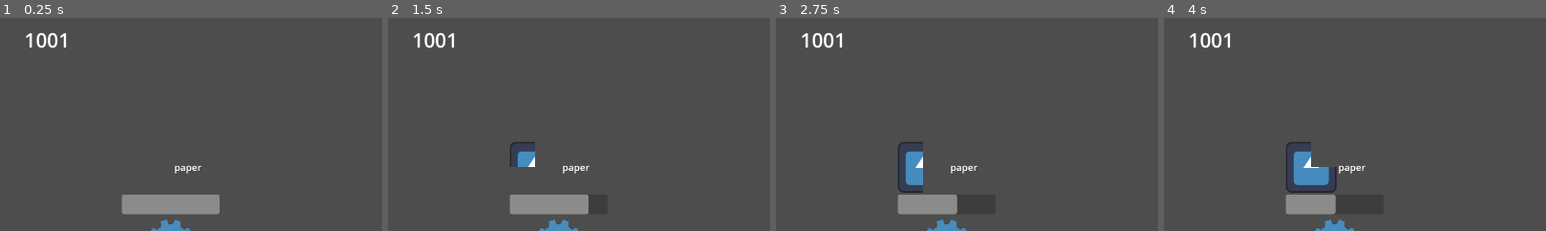
Above: before the commit, frames 1-4 (left to right).
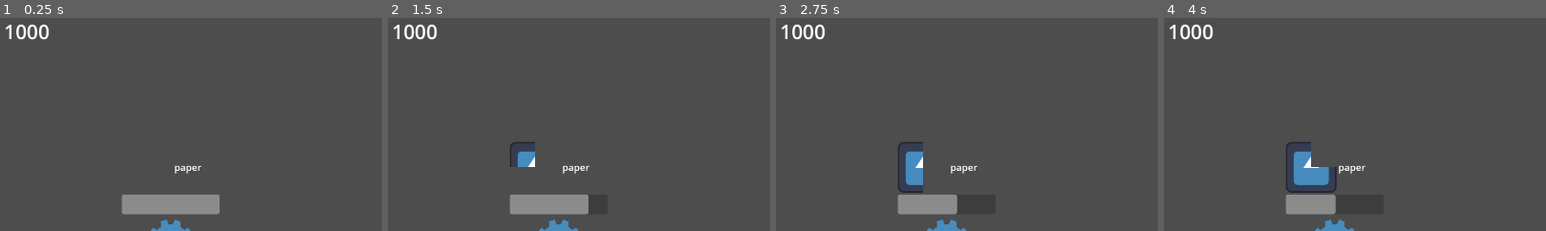
Above: after the commit, the same moments.

Repository: We-Are-Gamers/LD54
Game: Godot game, scene res://ads/game_scene.tscn
Same seed, same stepped clock (60 frames per second), same inputs: the game is played once before the commit and once after it. The engine's default icon, where the game draws it, is replaced by a stand-in: a white triangle on a blue panel in a dark square.
Inputs:
- Up to frame 1 (0.25 s): no input
- Up to frame 2 (1.5 s): click "Rock" at 0.5 s; click "Paper" at 1.25 s
- Up to frame 3 (2.75 s): click "Scissors" at 2 s
- Up to frame 4 (4 s): click "Heal" at 2.75 s; click "Rock" at 3.5 s
The pictures show only the part of the screen within x 0-50%, y 0-50%; the shares and areas given below are measured in that part.

The runs differ from the first frame. In frame 1, 0.7% of the frame differs, in the area x 1-18%, y 3-15%; in frame 2, 0.7%; in frame 3, 0.7%; in frame 4, 0.7%.

Commit message:
hook up bank to add purchase

Diff:
--- a/ads/ad_window.gd
+++ b/ads/ad_window.gd
@@ -1,4 +1,6 @@
 extends RigidBody2D
+
+@onready var bank: Banking = get_node("/root/Bank")
 
 var dragged = false
 var stiffness = 690
@@ -43,5 +45,6 @@
 			dragged = false
 
 
-func set_ad_scale(ad_size):
+func set_ad_scale(ad_size: Vector2):
+	bank.deposit(100 * ad_size.x  * ad_size.y)
 	$AdCollider.scale = ad_size
--- a/ads/game_scene.tscn
+++ b/ads/game_scene.tscn
@@ -1,8 +1,7 @@
-[gd_scene load_steps=10 format=3 uid="uid://bxx0vlyg407th"]
+[gd_scene load_steps=9 format=3 uid="uid://bxx0vlyg407th"]
 
 [ext_resource type="Script" path="res://ads/game_scene.gd" id="1_o80gi"]
 [ext_resource type="PackedScene" uid="uid://bc4ksfds1f7f6" path="res://ads/ad_menu.tscn" id="3_djckg"]
-[ext_resource type="PackedScene" uid="uid://bon4n6x2rayul" path="res://bank.tscn" id="5_6xkjg"]
 [ext_resource type="PackedScene" uid="uid://dmgjiunetoneg" path="res://ads/ad_preview_box.tscn" id="5_ejk4q"]
 [ext_resource type="PackedScene" uid="uid://bdgqmxnvkmncq" path="res://rpg/test_scene.tscn" id="6_umoe3"]
 
@@ -64,8 +63,4 @@
 [node name="test_scene" parent="." instance=ExtResource("6_umoe3")]
 z_index = -1
 
-[node name="Bank" parent="." instance=ExtResource("5_6xkjg")]
-position = Vector2(118, 59)
-balance = 1001
-
 [connection signal="spawn_ad_preview" from="CanvasLayer/AdMenu" to="." method="_on_spawn_ad_preview"]
--- a/bank.gd
+++ b/bank.gd
@@ -1,5 +1,6 @@
 extends Node2D
 
+class_name Banking
 
 @export var balance: int = 1000
 
@@ -14,7 +15,7 @@
 
 
 func update_balance_view():
-	$BoxContainer/RichTextLabel.text = '[center]{0}[/center]'.format([str(balance)])
+	$BoxContainer/RichTextLabel.text = str(balance)
 
 func get_balance() -> int:
 	return balance
--- a/bank.tscn
+++ b/bank.tscn
@@ -6,6 +6,7 @@
 default_font_size = 50
 
 [node name="Bank" type="Node2D"]
+position = Vector2(260, 37.915)
 script = ExtResource("1_httop")
 
 [node name="BoxContainer" type="BoxContainer" parent="."]
@@ -32,5 +33,5 @@
 size_flags_vertical = 4
 theme = SubResource("Theme_6hpcw")
 bbcode_enabled = true
-text = "[center]1000[/center]"
+text = "1000"
 fit_content = true
--- a/project.godot
+++ b/project.godot
@@ -15,6 +15,10 @@
 config/features=PackedStringArray("4.1", "GL Compatibility")
 config/icon="res://resources/icon.svg"
 
+[autoload]
+
+Bank="*res://bank.tscn"
+
 [display]
 
 window/size/viewport_width=1920
